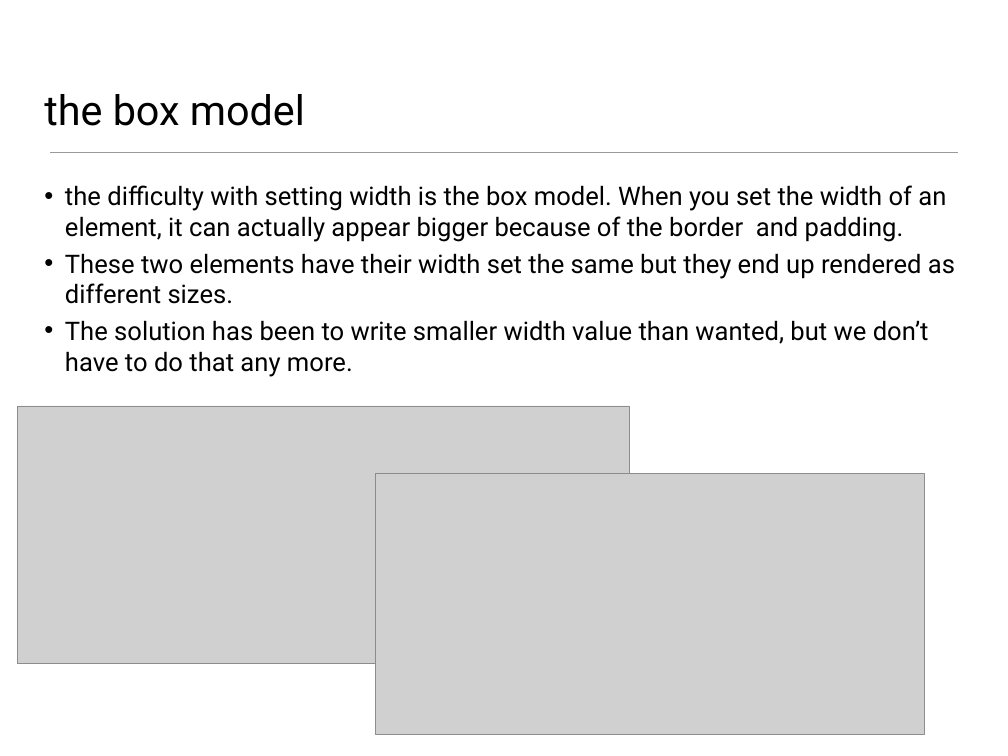
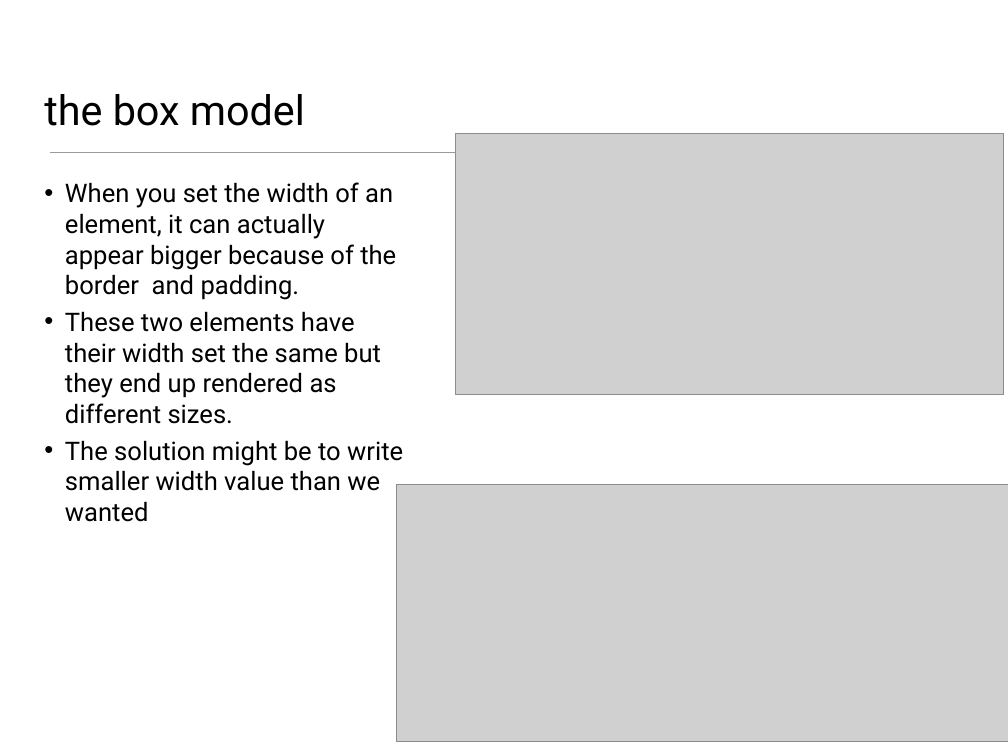
Before and after one commit to wit-web-dev-2015/web-dev-1, a slide deck: slide 8 of topic06/talk-1/a-css-layout-part1.pptx. Drawn at 1008x756 pixels with LibreOffice and Linux fonts; fonts in the diff are those of the drawing; grey boxes stand for pictures. Boxes give left, top, right and bottom in pixels: in the first picture for what was removed or moved away, otherwise in the second. Text is boxed around its words. In the diff, an @@ line names an element or a change of style, - is before the commit and + after.

Commit message:
slide layout update

```diff
--- a/topic06/talk-1/a-css-layout-part1.pptx
+++ b/topic06/talk-1/a-css-layout-part1.pptx
@@ picture: place and size @@
-picture at (376, 474, 924, 734)
+picture at (455, 134, 1004, 395)
@@ text at (65, 182, 396, 300): text changed @@
-• the difficulty with setting width is the box model. When you set the width of an element, it can actually appear bigger because of the border and padding.
+• When you set the width of an element, it can actually appear bigger because of the border and padding.
@@ text at (65, 440, 403, 522): text changed @@
-• The solution has been to write smaller width value than wanted, but we don’t have to do that any more.
+• The solution might be to write smaller width value than we wanted
@@ picture: place and size @@
-picture at (18, 406, 629, 664)
+picture at (396, 484, 1008, 742)
```
Also in this commit, not shown: 12 other slides changed, 1 slide added, 16 other files.
